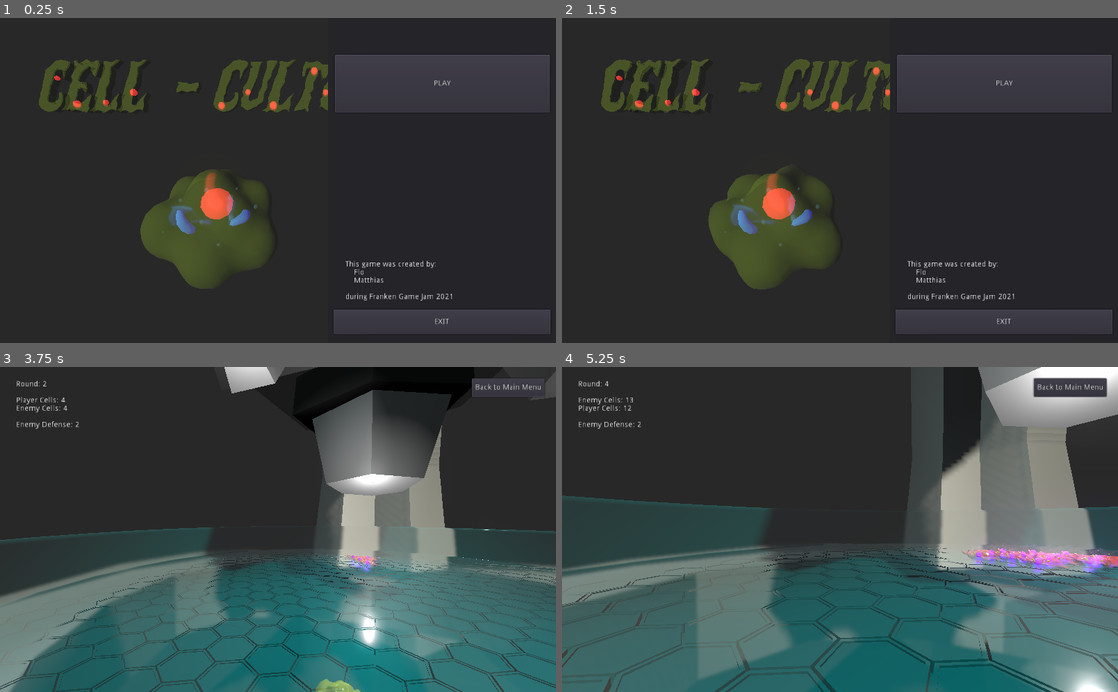
Above: before the commit, frames 1-4 (two rows, left to right).
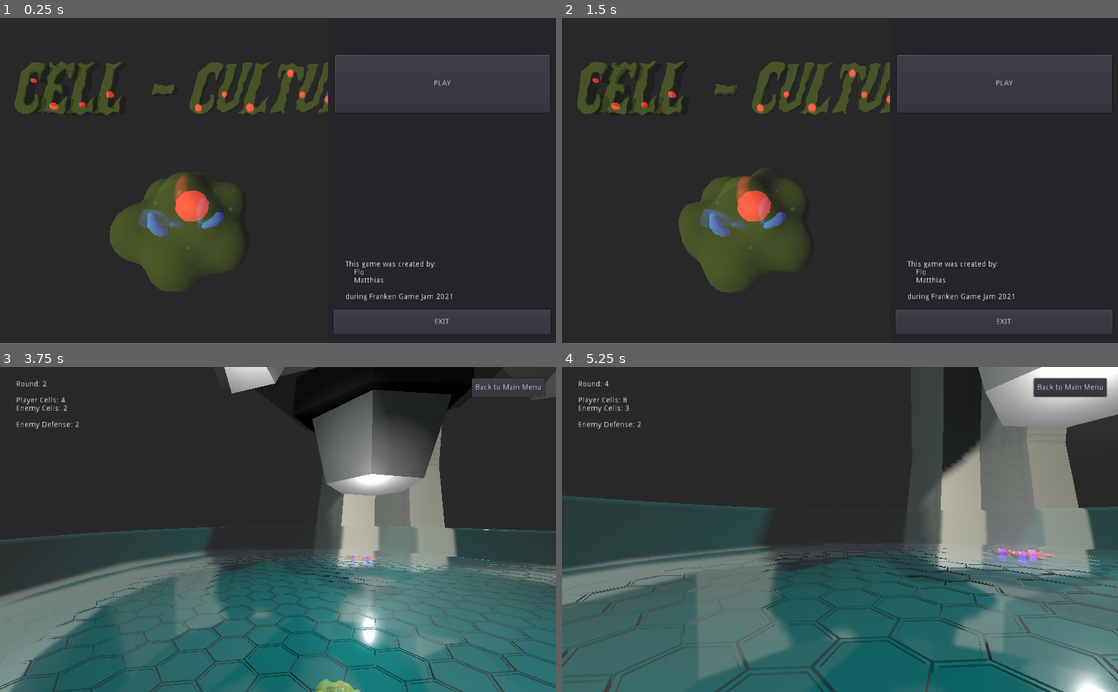
Above: after the commit, the same moments.

Repository: KrtzDev/cell-culture
Game: Godot game, scene res://MainMenu.tscn
The game is run twice, just before and just after one commit, with the same random seed, the same clock (stepped at 60 frames per second) and the same inputs.
Inputs (mouse positions are in pixels of both pictures, inside the frame that each line leads up to):
- Up to frame 1 (0.25 s): no input
- Up to frame 2 (1.5 s): click "PLAY" at 0.5 s; click "Back to Main Menu" at 1.25 s
- Up to frame 3 (3.75 s): click "PLAY" at 2 s; click "Start Simulation" at 2.75 s; tap Enter (ui_accept) at 3.5 s; move the mouse to (305, 529) at 3.52 s; hold Up (ui_up) from 3.53 s (still down); hold Q (lower) from 3.53 s (still down)
- Up to frame 4 (5.25 s): keep holding Up (ui_up); tap Enter (ui_accept) at 3.77, 4.52 s; move the mouse to (812, 529) at 4.27 s; release Q (lower) at 4.28 s; tap E (raise) at 4.35 s; move the mouse to (851, 523) at 5.02 s; tap Shift (sprint) at 5.1 s

The runs differ from the first frame. In frame 1, 8.9% of the frame differs, in the area x 2-59%, y 12-85%; in frame 2, 8.9%; in frame 3, 0.1%; in frame 4, 1.4%.

Commit message:
balancing

Diff:
--- a/cell-culture/MainMenu.tscn
+++ b/cell-culture/MainMenu.tscn
@@ -14,7 +14,7 @@
 [node name="Spatial" type="Spatial" parent="Cell"]
 
 [node name="Camera" type="Camera" parent="Cell/Spatial"]
-transform = Transform( 1, 0, 0, 0, 0.785814, 0.618463, 0, -0.618463, 0.785814, 0.764237, 2.15351, 2.00664 )
+transform = Transform( 1, 0, 0, 0, 0.785814, 0.618463, 0, -0.618463, 0.785814, 1.09421, 2.17828, 1.98715 )
 
 [node name="Control" type="Control" parent="."]
 anchor_right = 1.0
--- a/cell-culture/scripts/GameManager.gd
+++ b/cell-culture/scripts/GameManager.gd
@@ -17,7 +17,7 @@
 var enemyStats = {
 	startCoords = Vector2(9,1),
 	minNeighbours = 1,
-	maxNeighbours = 3,
+	maxNeighbours = 2,
 	mitosisAmount = 3,
 	direction = "random",
 	defense = 2,
@@ -118,6 +118,10 @@
 	if enemyStats["defense"] >= 6:
 		enemyStats["defense"] = 5
 
+	#cap maxNeighbours at 5
+	if enemyStats["maxNeighbours"] >= 6:
+		enemyStats["maxNeighbours"] = 5
+
 	#attack player if early round and defense is lower or equal to own defense
 	enemyStats["direction"] = "random"
 
@@ -150,19 +154,21 @@
 	var inhabitableCells = []
 	var livingNeighbours = []
 	var enemyNeighbours = []
+	var factionNeighbours = []
 
 	#check neighbouring tiles for inhabitableCells, neighbours and enemies
 	for neighbourCoord in neighbourCoords:
 		var neighbourCell = get_cell_from_coords(neighbourCoord)
 		if neighbourCell.isAlive == false and neighbourCell.isObstacle == false:
 			inhabitableCells.append(neighbourCell)
-		elif neighbourCell.isAlive == true && neighbourCell.faction == activeCell.faction:
+		if neighbourCell.isAlive == true:
 			livingNeighbours.append(neighbourCell)
 		if neighbourCell.faction == stats["enemy"]:
 			enemyNeighbours.append(neighbourCell)
+		elif neighbourCell.faction == activeCell.faction:
+			factionNeighbours.append(neighbourCell)
 
 #	print("["+ activeCell.name + "] " + "inhabitable: "+ str(inhabitableCells.size()) + "| living neighbours: " + str(livingNeighbours.size()) + " | enemy neighbours: " + str(enemyNeighbours.size()))
-
 
 	#decide whether the current cell gets overtaken by the enemy
 	if enemyNeighbours.size() > defense:
@@ -176,16 +182,19 @@
 			livingCellsEnemy.append(activeCell)
 		return
 
-	#check if there are not too less and not too many neighbours
+	#check if there are too many neighbours
 	var nmbrNeighbours = livingNeighbours.size()
-	if (nmbrNeighbours <= minNeighbours && currRound >= spawnProtection):
+	if nmbrNeighbours >= maxNeighbours:
 		kill_cell(activeCell)
 	elif nmbrNeighbours <= maxNeighbours and inhabitableCells.size() >= 1:
 		if (activeCell.cellDivisionsLeft >= 1):
 			activeCell.cellDivisionsLeft = activeCell.cellDivisionsLeft - 1
 			create_new_cell(activeCell, inhabitableCells)
-	elif nmbrNeighbours >= maxNeighbours:
+
+	#check if there are enough friendly neighbours to continue
+	if (factionNeighbours.size() <= minNeighbours && currRound >= spawnProtection):
 		kill_cell(activeCell)
+
 
 func create_new_cell(activeCell, inhabitableCells):
 	var stats
@@ -196,8 +205,6 @@
 
 	var mitosisAmount = stats["mitosisAmount"]
 	var direction = stats["direction"]
-
-	print(direction)
 
 	var newCell
 
--- a/cell-culture/scripts/PetriDishCreator.gd
+++ b/cell-culture/scripts/PetriDishCreator.gd
@@ -1,3 +1,4 @@
+tool
 extends Spatial
 
 var gridWidth : int = 20
Not shown, changed: build/web/cell-culture.html
Not shown, changed: build/web/cell-culture.pck
Not shown, changed: build/win/cell-culture.pck
